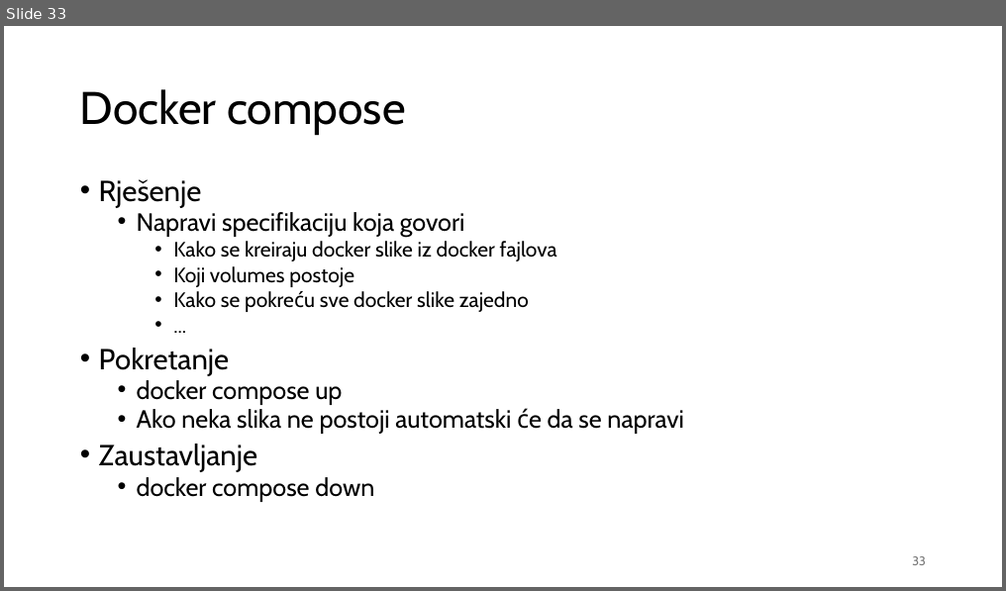
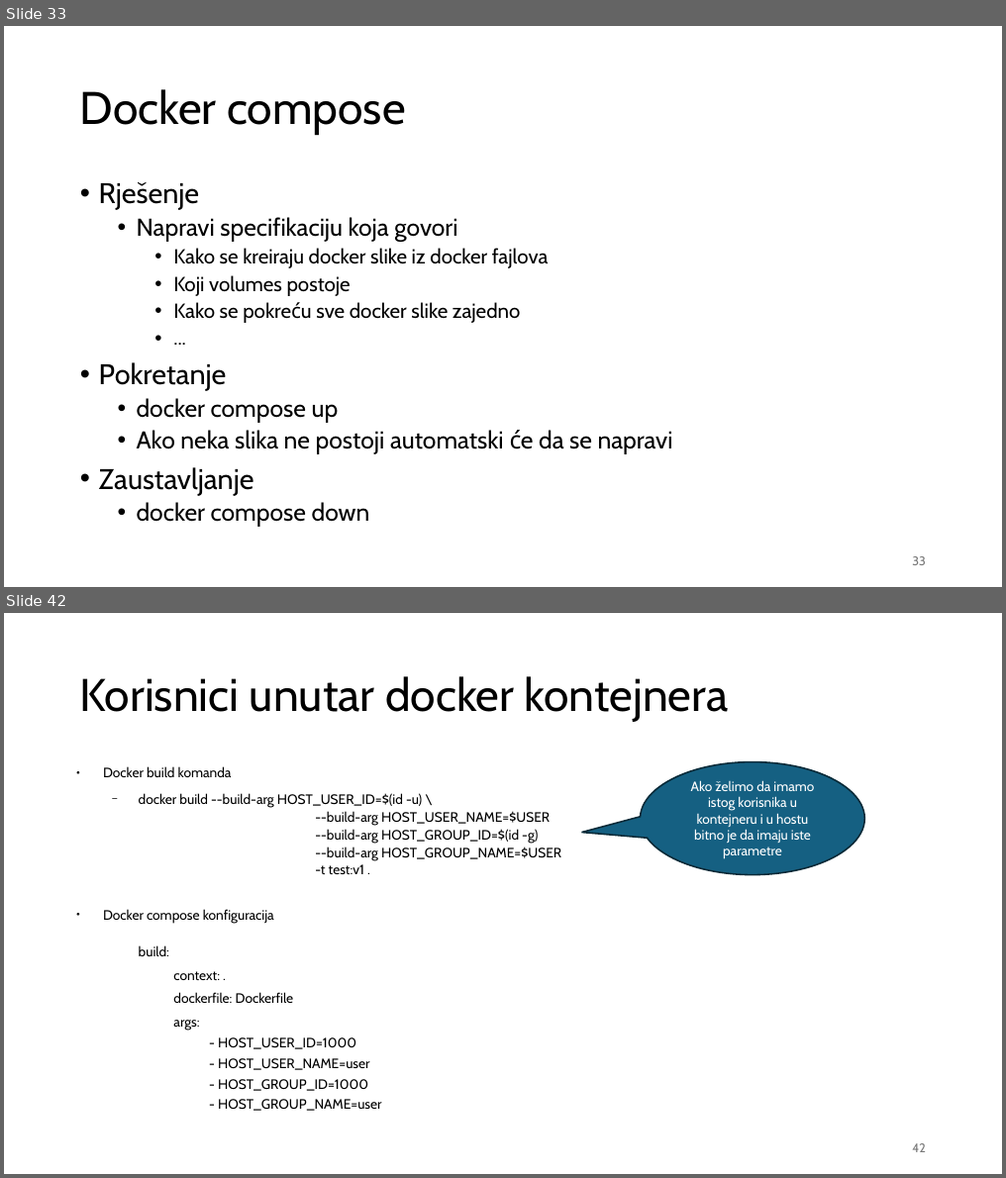
Before and after one commit to nnMan1/operativni_sistemi_2024, a slide deck: Materijali/docker/Docker.pptx. Shown one above the other, each under a label of ours: slide 33 before the commit, slides 33 and 42 after it; the slides between them are not shown. The pictures are 1006x591 and 1006x1178 pixels, drawn with LibreOffice and Linux fonts; fonts in the diff are those of the drawing. Boxes give left, top, right and bottom in pixels: in the first picture for what was removed or moved away, otherwise in the second. Text is boxed around its words. In the diff, an @@ line names an element or a change of style, - is before the commit and + after.

```diff
--- a/Materijali/docker/Docker.pptx
+++ b/Materijali/docker/Docker.pptx
@@ slide 42 added at (4,613,1002,1174), background #FFFFFF @@
@@ title added at (80,676,729,722), 44 pt, text #000000 @@
+Korisnici unutar docker kontejnera
@@ text added at (103,766,561,1111), 13.1 pt, text #000000 @@
+● Docker build komanda
+  − docker build --build-arg HOST_USER_ID=$(id -u) \
+            --build-arg HOST_USER_NAME=$USER
+            --build-arg HOST_GROUP_ID=$(id -g)
+            --build-arg HOST_GROUP_NAME=$USER
+            -t test:v1 .
+● Docker compose konfiguracija
+  build:
+    context: .
+    dockerfile: Dockerfile
+    args:
+      - HOST_USER_ID=1000
+      - HOST_USER_NAME=user
+      - HOST_GROUP_ID=1000
+      - HOST_GROUP_NAME=user
@@ speech bubble added at (641,761,865,875), fill #156082, outline #092A38 1.5 pt, 13 pt, text #FFFFFF @@
+Ako želimo da imamo istog korisnika u kontejneru i u hostu bitno je da imaju iste parametre
@@ page number added at (912,1144,926,1153), 12 pt, text #797979 @@
+42
@@ slide 33 changed as well @@
@@ text "Rješenje" at (99,182,673,527): size 28 to 27.4 pt in "Rješenje", "Pokretanje", "Zaustavljanje"; size 24 to 23.5 pt in "Napravi specifikaciju koja govori", "docker compose up", "Ako neka slika ne postoji automatski će ...", "docker compose down"; size 20 to 19.6 pt in "Kako se kreiraju docker slike iz docker ...", "Koji volumes postoje", "Kako se pokreću sve docker slike zajedno", "..."; line spacing 0.8 to 0.9 @@
```
Also in this commit, not shown: 20 other slides changed, 10 other slides added, 1 slide removed.
